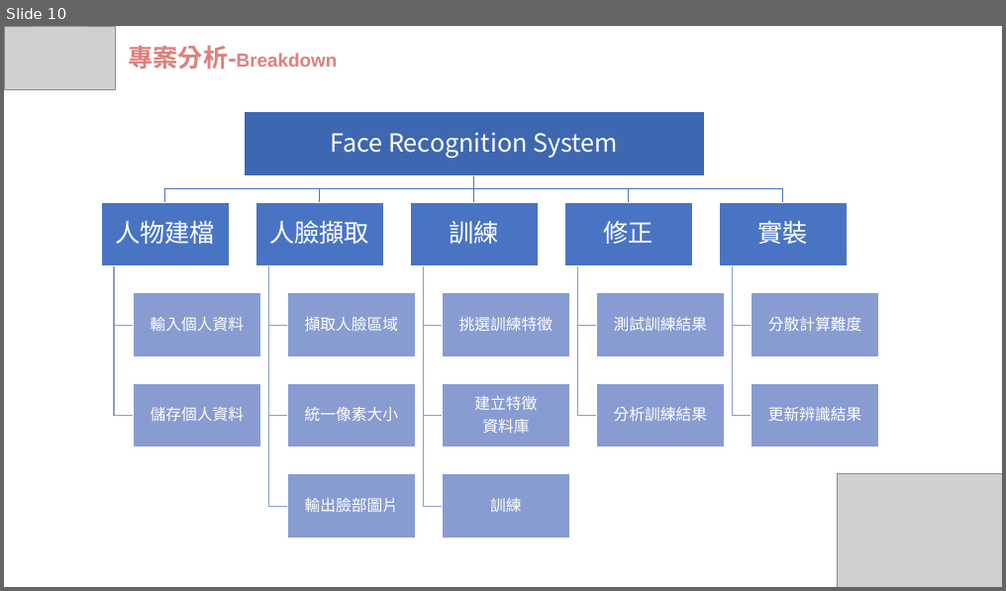
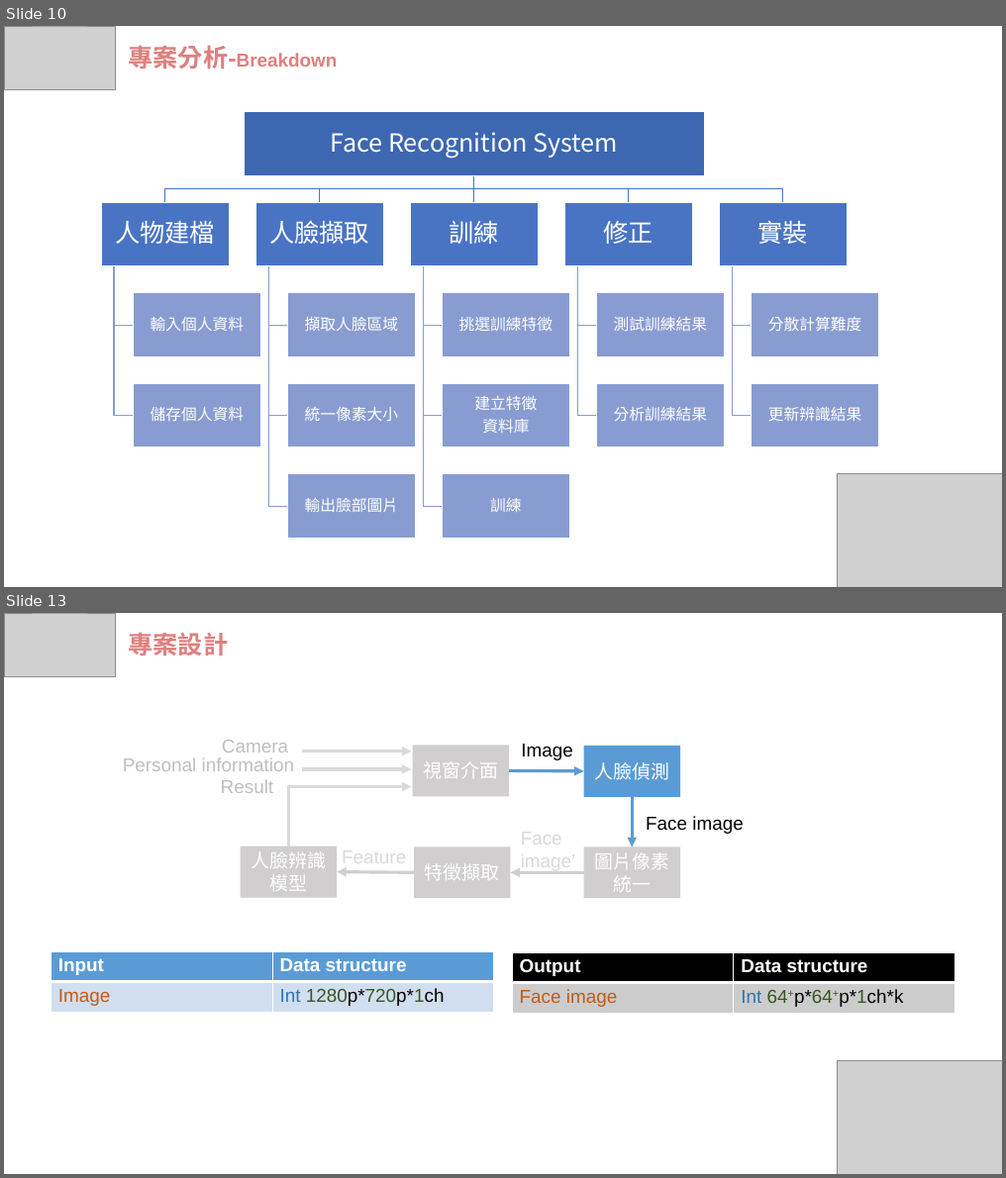
Before and after one commit to wasteee/Embedded-Image-Processing-final, a slide deck: IP_FRS.pptx. Shown one above the other, each under a label of ours: slide 10 before the commit, slides 10 and 13 after it; the slides between them are not shown. The pictures are 1006x591 and 1006x1178 pixels, drawn with LibreOffice and Linux fonts; fonts in the diff are those of the drawing; grey boxes stand for pictures. Boxes give left, top, right and bottom in pixels: in the first picture for what was removed or moved away, otherwise in the second. Text is boxed around its words. In the diff, an @@ line names an element or a change of style, - is before the commit and + after.

```diff
--- a/IP_FRS.pptx
+++ b/IP_FRS.pptx
@@ slide 13 added at [4, 613, 1002, 1174], background #FFFFFF @@
@@ picture added at [4, 613, 116, 676] @@
@@ text added at [128, 632, 228, 656], 24 pt, text #DE7F7E, bold @@
+專案設計
@@ text added at [123, 758, 294, 771], 18 pt, text #BFBFBF @@
+Personal information
@@ text added at [222, 740, 288, 753], 18 pt, text #BFBFBF @@
+Camera
@@ arrow added from (303, 752) to (411, 752), #D9D9D9 3 pt @@
@@ rectangle added at [413, 746, 509, 797], fill #D0CECE, 18 pt, text #FFFFFF @@
+視窗介面
@@ text added at [521, 744, 573, 761], 18 pt, text #000000 @@
+Image
@@ rectangle added at [584, 746, 681, 797], fill #5B9BD5, 18 pt, text #FFFFFF @@
+人臉偵測
@@ text added at [221, 779, 274, 793], 18 pt, text #BFBFBF @@
+Result
@@ elbow arrow added from (288, 847) to (411, 786), #D9D9D9 3 pt @@
@@ arrow added from (303, 769) to (411, 769), #D9D9D9 3 pt @@
@@ arrow added from (509, 771) to (584, 771), #5B9BD5 3 pt @@
@@ arrow added from (632, 797) to (632, 848), #5B9BD5 3 pt @@
@@ text added at [646, 816, 743, 834], 18 pt, text #000000 @@
+Face image
@@ rectangle added at [241, 847, 338, 898], fill #D0CECE, 18 pt, text #FFFFFF @@
+人臉辨識模型
@@ text added at [342, 847, 406, 867], 18 pt, text #D9D9D9 @@
+Feature
@@ rectangle added at [414, 848, 511, 899], fill #D0CECE, 18 pt, text #FFFFFF @@
+特徵擷取
@@ text added at [521, 829, 576, 872], 18 pt, text #D9D9D9 @@
+Face image’
@@ rectangle added at [584, 848, 681, 899], fill #D0CECE, 18 pt, text #FFFFFF @@
+圖片像素
+統一
@@ arrow added from (414, 872) to (338, 872), #D0CECE 3 pt @@
@@ arrow added from (584, 872) to (511, 872), #D0CECE 3 pt @@
@@ table added at [52, 952, 494, 1012], 2 rows, 2 columns @@
+Input | Data structure
+Image | Int 1280p*720p*1ch
@@ table added at [512, 953, 955, 1014], 2 rows, 2 columns @@
+Output | Data structure
+Face image | Int 64+p*64+p*1ch*k
@@ picture added at [837, 1060, 1002, 1174] @@
```
Also in this commit, not shown: 5 other slides added.
